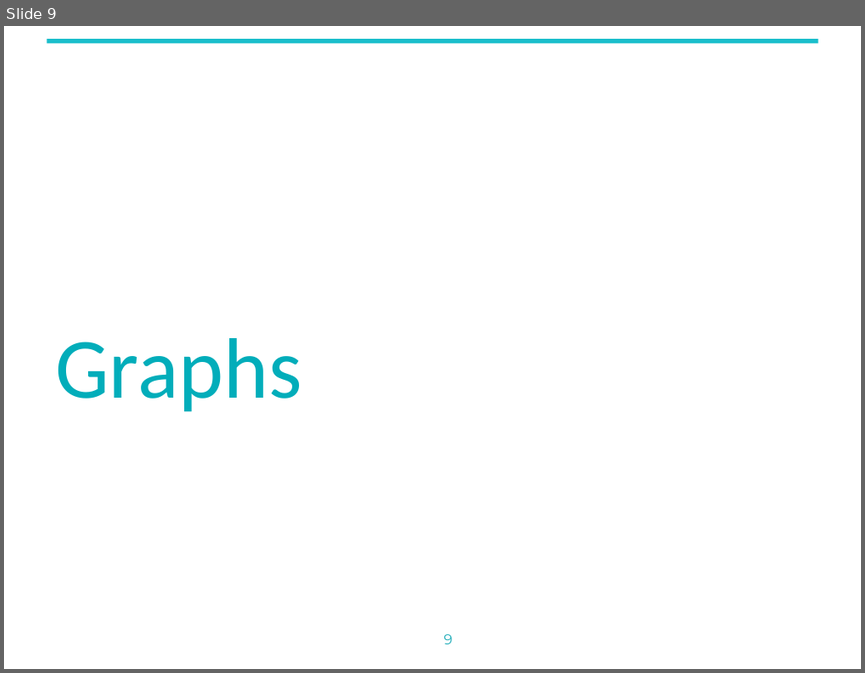
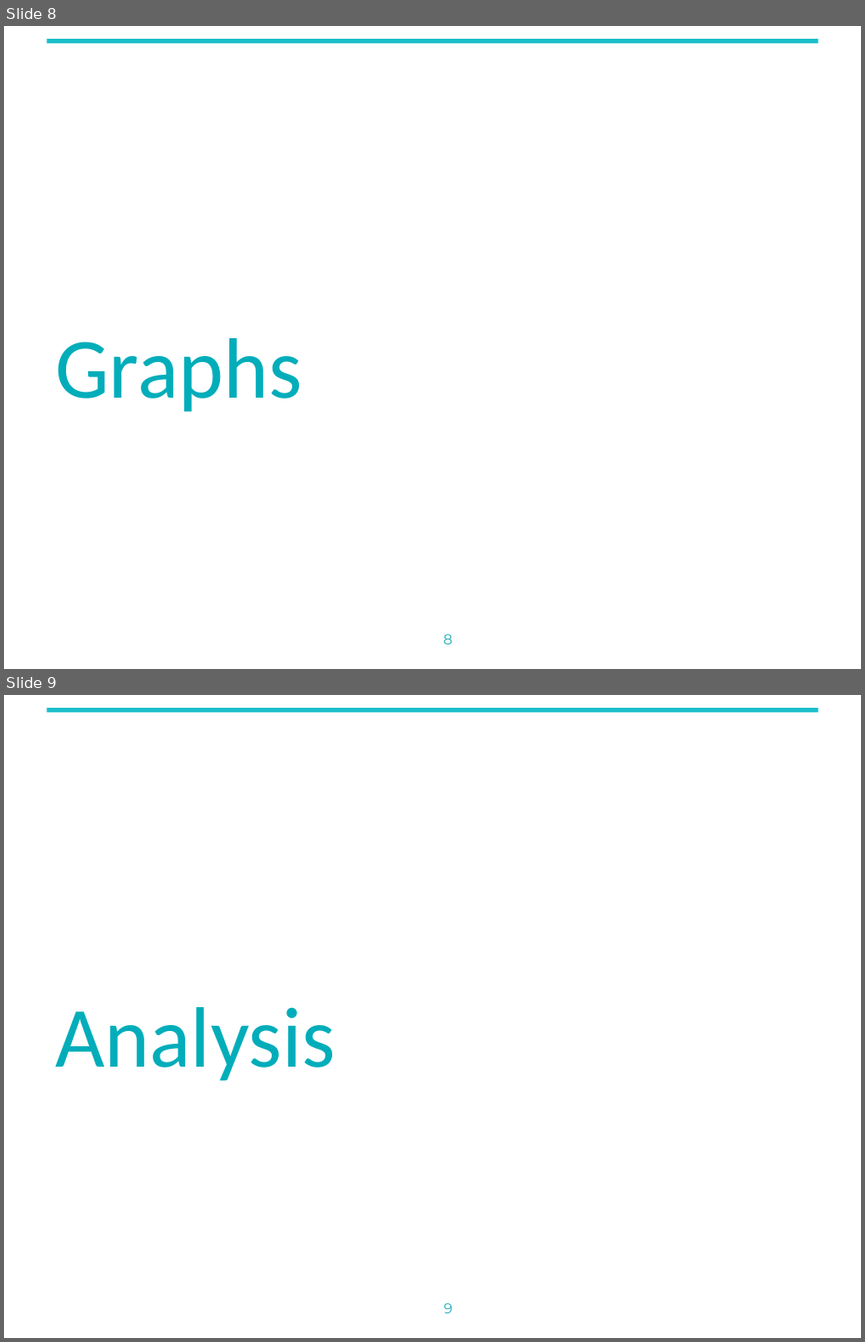
Before and after one commit to gwharris/NYU_network_analysis, a slide deck: reports/interim_presentation.pptx. Shown one above the other, each under a label of ours: slide 9 before the commit, slides 8 and 9 after it. The pictures are 865x673 and 865x1342 pixels, drawn with LibreOffice and Linux fonts; fonts in the diff are those of the drawing; background and template pictures are left out. Boxes give left, top, right and bottom in pixels: in the first picture for what was removed or moved away, otherwise in the second. Text is boxed around its words. In the diff, an @@ line names an element or a change of style, - is before the commit and + after.

```diff
--- a/reports/interim_presentation.pptx
+++ b/reports/interim_presentation.pptx
@@ slide 9 added at (4, 695, 861, 1338), background #FFFFFF; not listed: 1 template element that a slide beside it also shows @@
@@ title added at (55, 1007, 335, 1081), 72 pt, text #02ADBA @@
+Analysis
@@ rectangle added at (575, 1246, 861, 1338), fill #FFFFFF @@
@@ page number added at (443, 1303, 452, 1313), 12 pt, text #20ADB9 @@
+9
@@ what was slide 9 is now slide 8 @@
@@ page number at (443, 634, 453, 644): text changed @@
-9
+8
```
Also in this commit, not shown: 2 slides changed, 4 other slides added.
